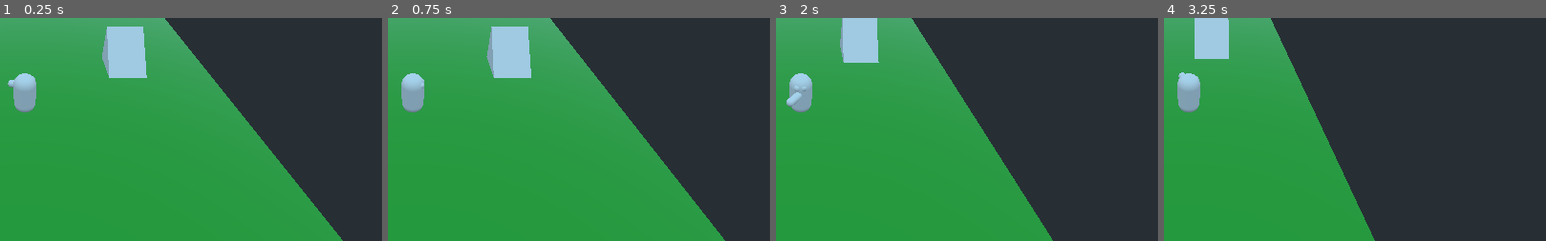
Above: before the commit, frames 1-4 (left to right).
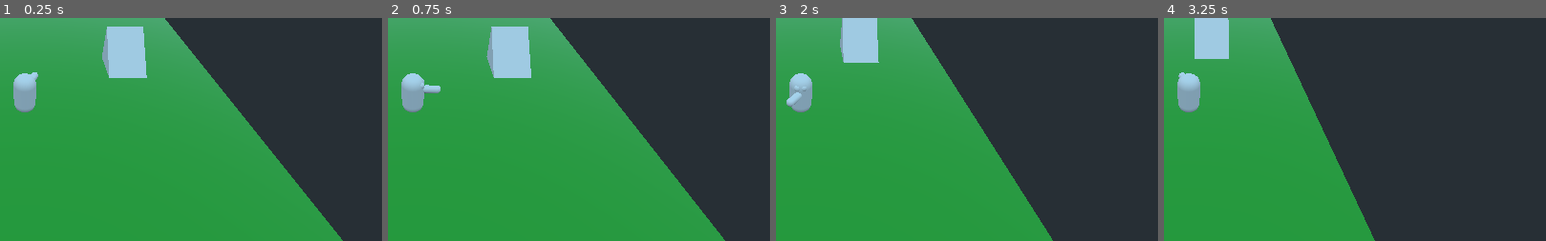
Above: after the commit, the same moments.

Repository: PanLabGameDev/IsoFighter
Game: Godot game, scene res://Game.tscn
The game is run twice, just before and just after one commit, with the same random seed, the same clock (stepped at 60 frames per second) and the same inputs.
Inputs:
- Up to frame 1 (0.25 s): no input
- Up to frame 2 (0.75 s): tap Enter at 0.5 s; hold D from 0.53 s (still down); tap Shift at 0.6 s
- Up to frame 3 (2 s): tap Space at 0.77, 1.52 s; release D at 1.28 s; hold S from 1.28 s (still down); tap T at 1.35 s
- Up to frame 4 (3.25 s): release S at 2.03 s; hold D 2.03-2.78 s; tap Shift at 2.1 s; hold W from 2.78 s (still down); tap T at 2.85 s; tap Space at 3.02 s
The pictures show only the part of the screen within x 47-97%, y 39-89%; the shares and areas given below are measured in that part.

The runs differ from the first frame. In frame 1, less than 0.1% of the frame differs, in the area x 2-10%, y 24-32%; in frame 2, 0.1%, in the area x 9-14%, y 29-34%; in frame 3, less than 0.1%; in frame 4, nothing differs.

Commit message:
Add rotation to sword default animation

Diff:
--- a/Player/Player.tscn
+++ b/Player/Player.tscn
@@ -12,3 +12,6 @@
 
 [node name="InputProcessor" type="Node" parent="." index="3"]
 script = ExtResource( 2 )
+
+[node name="Sword" parent="." index="6"]
+transform = Transform( 1, 0, 0, 0, 1, 0, 0, 0, 1, 0, 2.55273, 0.666918 )
